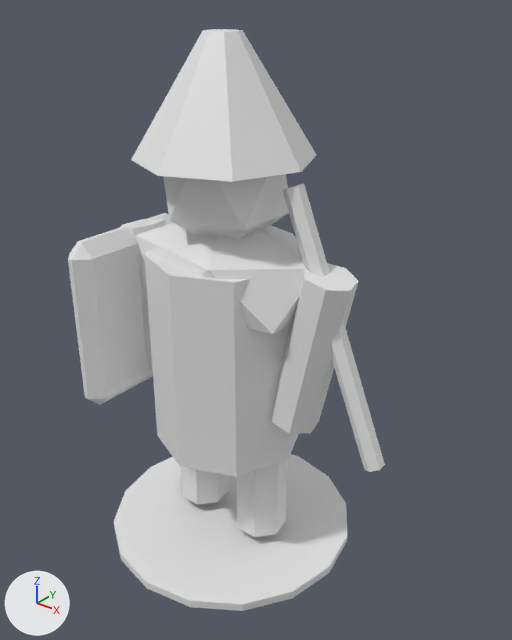
Before and after pictures for a commit that changed the FBX model Assets/Art/Models/Generated/Guard.fbx.
Before and after are seen from a 50 mm camera at (1.177, -1.347, 1.589) aimed at (0.098, 0.002, 0.753). The axes (+X, +Y, +Z) are drawn at lower left. The lights are the same throughout. The picture after the commit comes second. Where no turn or scale is listed for an object, it has been applied to the vertices.

Objects in the first picture: 'Arm', 'Arm.001', 'BlobShadow', 'Body', 'Head', 'Helmet', 'Leg', 'Leg.001', 'Shield', 'Shoulders', 'Weapon'.
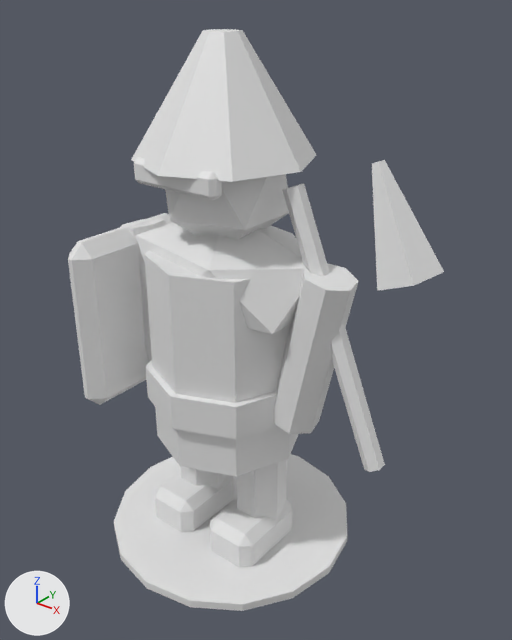
Changed parts and their boxes (x1, y1, x2, y2) in the pictures (512 x 640 px):
'WeaponBlade', added: after (372, 160, 444, 291)
'Belt', added: after (146, 360, 278, 440)
'Boot.001', added: after (210, 500, 292, 567)
'Boot', added: after (155, 472, 234, 532)
'Visor', added: after (134, 157, 222, 200)

Edits to the bpy script that builds the scene:
```text
Add mat_dc_metal:
    mat_dc_metal = principled_material('DC_Metal')
    mat_dc_metal.base_color = (0.8, 0.8, 0.8)  # white #e7e7e7
Add me_weaponblade_mesh:
    me_weaponblade_mesh.from_pydata([(0.05, 0.078, -0.123), (-0.05, 0.015, 0.123), (0.118, 0.024, -0.095), (-0.036, 0.005, 0.128), (0.092, -0.063, -0.106), (-0.041, -0.012, 0.126), (0.007, -0.063, -0.14), (-0.058, -0.012, 0.12), (-0.019, 0.024, -0.151), (-0.063, 0.005, 0.118)], [], [(0, 1, 3, 2), (2, 3, 5, 4), (4, 5, 7, 6), (3, 1, 9, 7, 5), (6, 7, 9, 8), (8, 9, 1, 0), (0, 2, 4, 6, 8)])
    me_weaponblade_mesh.materials.append(mat_dc_metal)  # white #e7e7e7
Add me_boot_mesh:
    me_boot_mesh.from_pydata(...)  # 24 vertices, 26 faces; spans x -0.082..0.082, y -0.125..0.125, z -0.066..0.066
    me_boot_mesh.materials.append(mat_dc_defender)  # white #e7e7e7
Add me_visor_mesh:
    me_visor_mesh.from_pydata(...)  # 24 vertices, 26 faces; spans x -0.133..0.133, y -0.021..0.021, z -0.031..0.031
    me_visor_mesh.materials.append(mat_dc_metal)  # white #e7e7e7
Add me_belt_mesh:
    me_belt_mesh.from_pydata(...)  # an 8-sided cylinder along z spanning x -0.238..0.238, y -0.238..0.238, z -0.051..0.051
    me_belt_mesh.materials.append(mat_dc_defender)  # white #e7e7e7
Add ob_weaponblade:
    ob_weaponblade = bpy.data.objects.new('WeaponBlade', me_weaponblade_mesh)
    ob_weaponblade.location = (0.484, 0.0, 1.108)
Add ob_boot:
    ob_boot = bpy.data.objects.new('Boot', me_boot_mesh)
    ob_boot.location = (-0.117, -0.043, 0.078)
Add ob_visor:
    ob_visor = bpy.data.objects.new('Visor', me_visor_mesh)
    ob_visor.location = (0.0, -0.175, 1.162)
Add ob_boot_001:
    ob_boot_001 = bpy.data.objects.new('Boot.001', me_boot_mesh.copy())
    ob_boot_001.location = (0.117, -0.043, 0.078)
Add ob_belt:
    ob_belt = bpy.data.objects.new('Belt', me_belt_mesh)
    ob_belt.location = (0.0, 0.0, 0.538)
```
